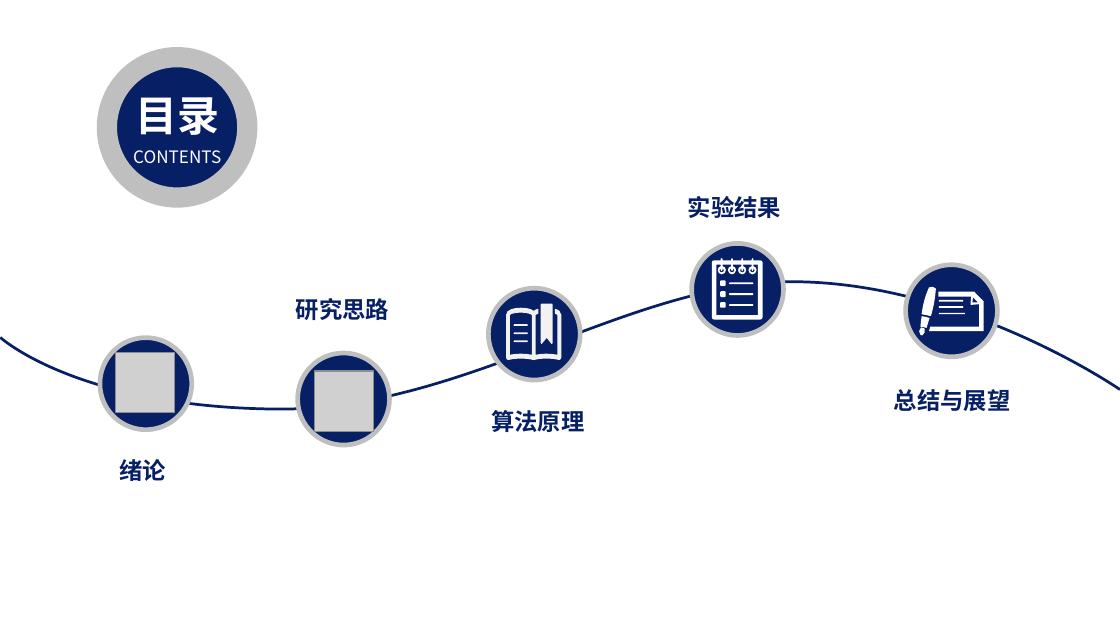
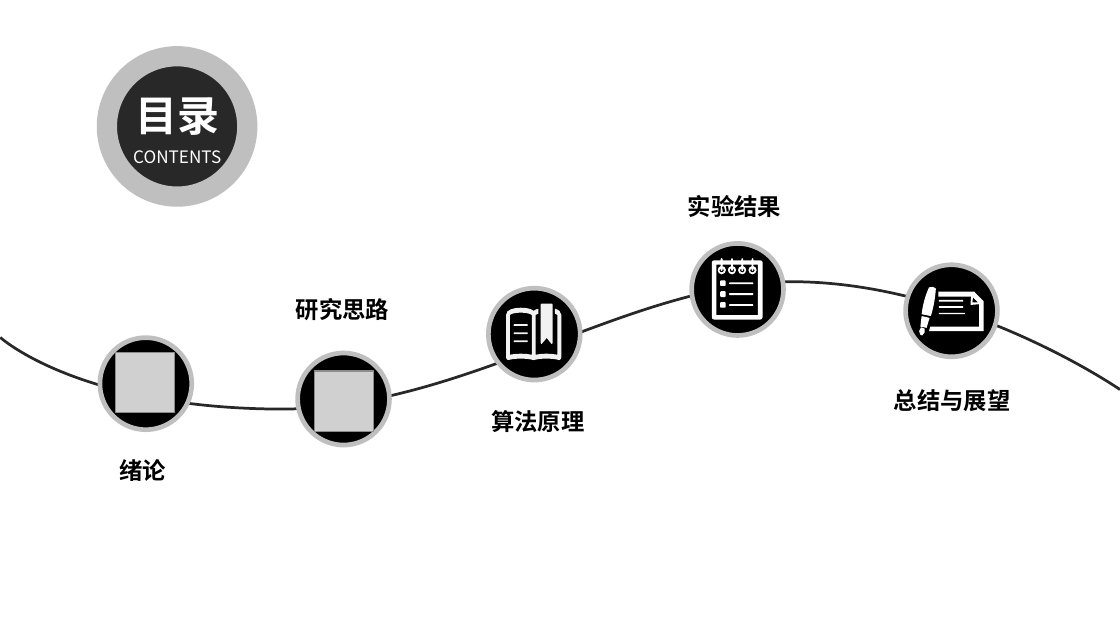
Before and after one commit to weixiao2333/zjuthesis-mphil, a slide deck: slide 2 of 硕士毕业论文答辩PPT.pptx. Drawn at 1120x630 pixels with LibreOffice and Linux fonts; fonts in the diff are those of the drawing; grey boxes stand for pictures. Boxes give left, top, right and bottom in pixels: in the first picture for what was removed or moved away, otherwise in the second. Text is boxed around its words. In the diff, an @@ line names an element or a change of style, - is before the commit and + after.

```diff
--- a/硕士毕业论文答辩PPT.pptx
+++ b/硕士毕业论文答辩PPT.pptx
@@ ellipse at box(106, 56, 246, 196): fill #071F65 to #282828 @@
@@ text colour #071F65 to #000000 in 5 elements at box(119, 459, 166, 481), box(296, 298, 389, 320), box(491, 410, 584, 432), box(894, 389, 1011, 411), box(688, 195, 781, 217) @@
@@ fill #071F65 to #000000 in 5 elements at box(100, 337, 192, 429), box(298, 353, 390, 445), box(488, 288, 580, 380), box(692, 243, 784, 335), box(906, 264, 998, 356) @@
@@ freeform shape at box(0, 277, 1120, 410): outline #071F65 1.75 pt to #282828 1.75 pt @@
```
Also in this commit, not shown: 28 other slides changed, 3 slides added, 13 slides removed.
